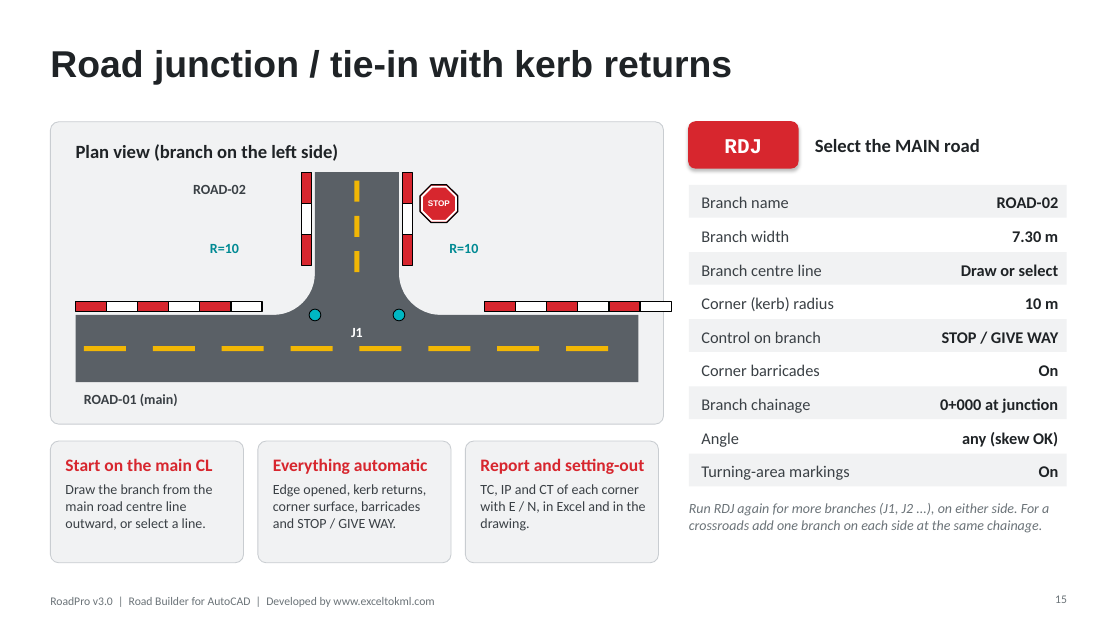
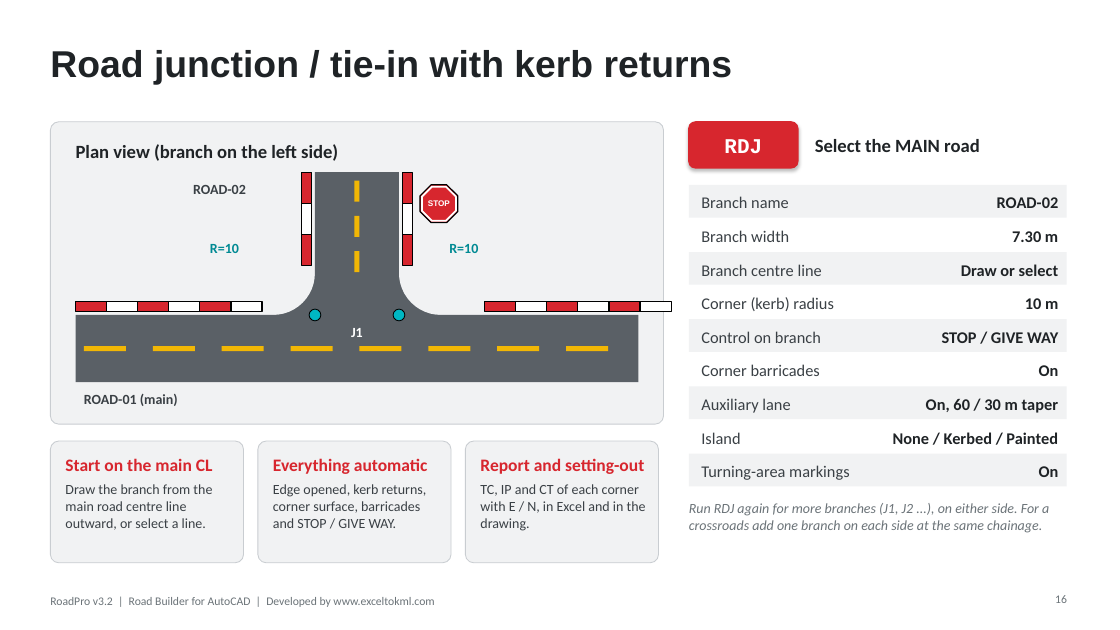
Before and after one commit to Asjad-Mehmood/KML-WEBSITE-, a slide deck: slide 16 of public/roadpro/RoadPro_User_Guide.pptx (slide 15 before the commit). Drawn at 1120x630 pixels with LibreOffice and Linux fonts; fonts in the diff are those of the drawing. Boxes give left, top, right and bottom in pixels: in the first picture for what was removed or moved away, otherwise in the second. Text is boxed around its words. In the diff, an @@ line names an element or a change of style, - is before the commit and + after.

```diff
--- a/public/roadpro/RoadPro_User_Guide.pptx
+++ b/public/roadpro/RoadPro_User_Guide.pptx
@@ text at (701,398,790,413): text changed @@
-Branch chainage
+Auxiliary lane
@@ text at (926,399,1058,413): text changed @@
-0+000 at junction
+On, 60 / 30 m taper
@@ text at (701,432,740,444): text changed @@
-Angle
+Island
@@ text at (893,432,1058,444): text changed @@
-any (skew OK)
+None / Kerbed / Painted
@@ text at (50,597,434,607): text changed @@
-RoadPro v3.0 | Road Builder for AutoCAD | Developed by www.exceltokml.com
+RoadPro v3.2 | Road Builder for AutoCAD | Developed by www.exceltokml.com
@@ page number at (1055,595,1067,603): text changed @@
-15
+16
```
Also in this commit, not shown: 18 other slides changed, 3 slides added, 22 other files.
